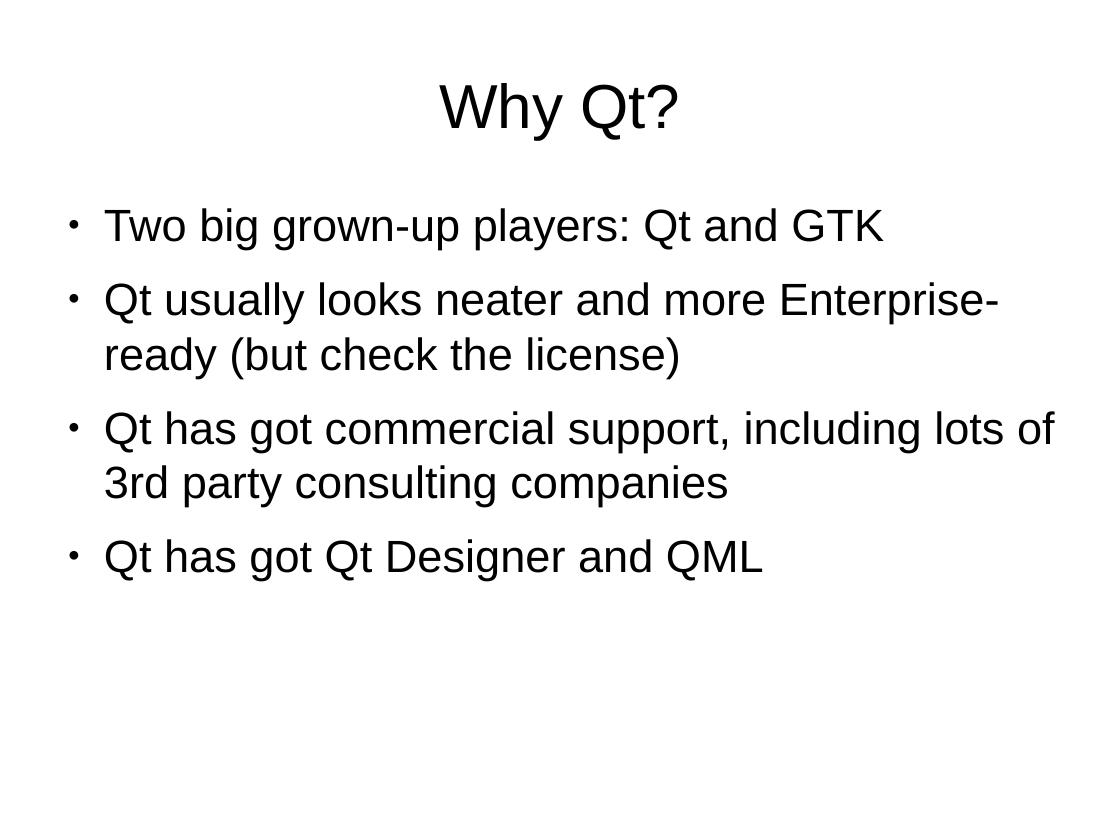
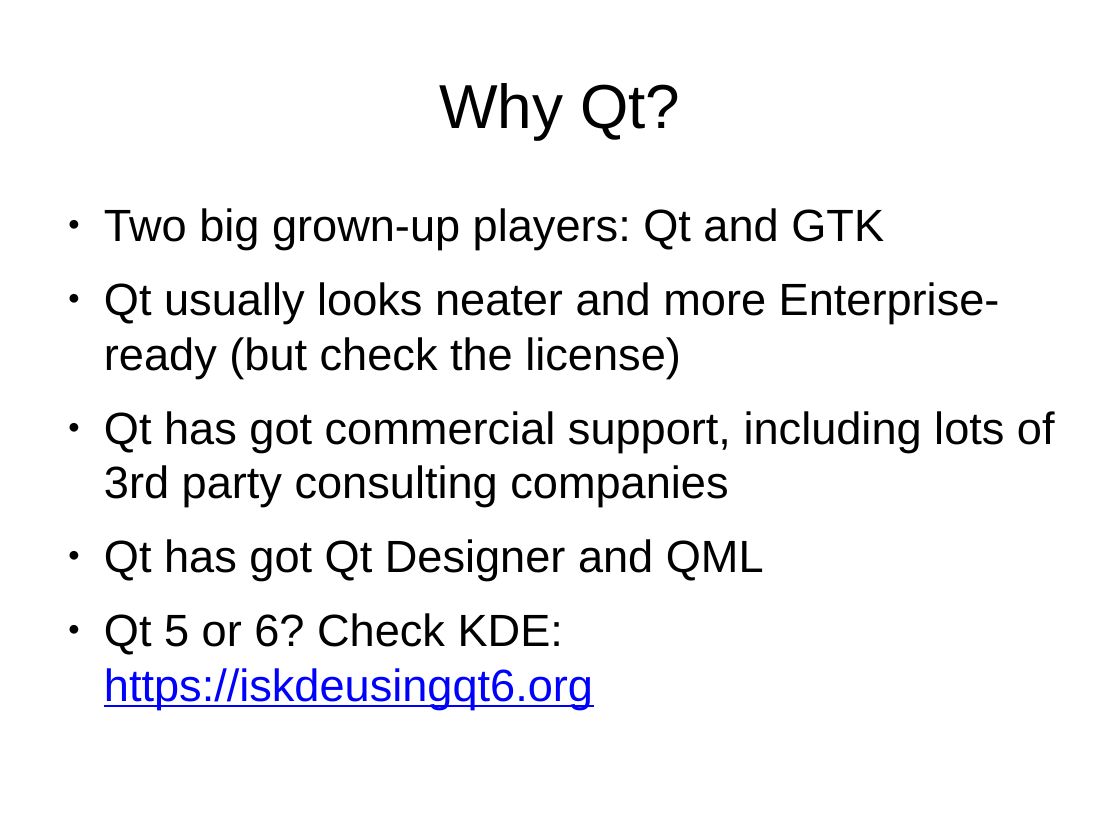
Before and after one commit to divi255/qtx, a slide deck: slide 3 of pres.pptx. Drawn at 1120x840 pixels with LibreOffice and Linux fonts; fonts in the diff are those of the drawing; background and template pictures are left out. Boxes give left, top, right and bottom in pixels: in the first picture for what was removed or moved away, otherwise in the second. Text is boxed around its words. In the diff, an @@ line names an element or a change of style, - is before the commit and + after.

```diff
--- a/pres.pptx
+++ b/pres.pptx
@@ text at bbox=[104, 613, 593, 709]: paragraph added @@
+● Qt 5 or 6? Check KDE: https://iskdeusingqt6.org
```
Also in this commit, not shown: 4 other slides changed, 1 slide removed.
